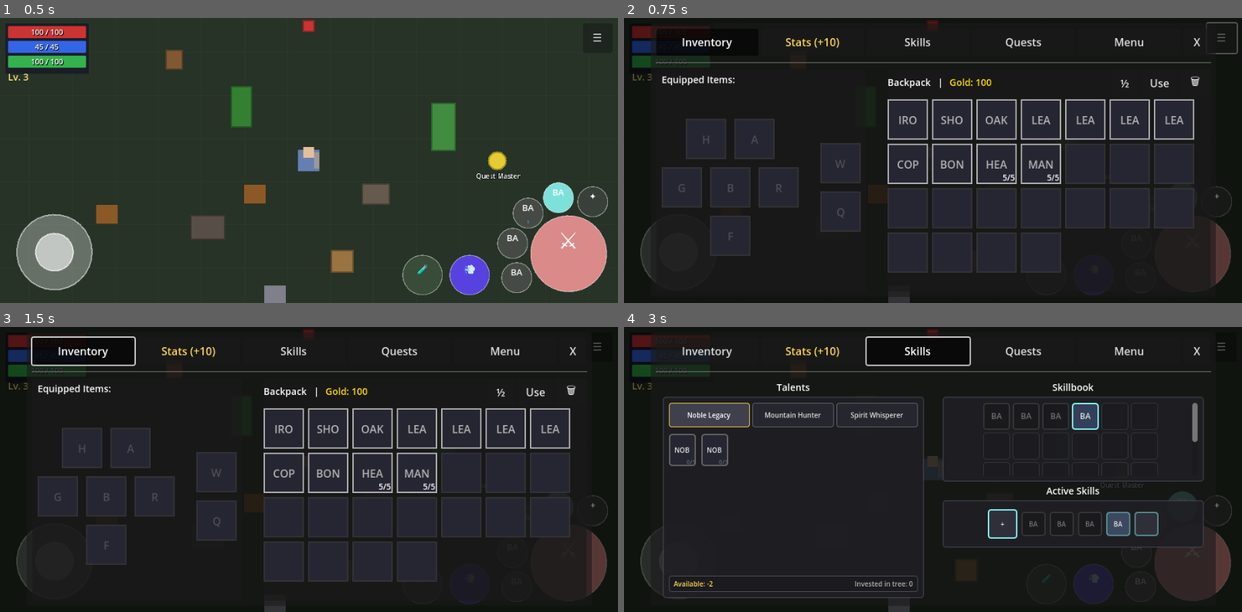
Above: before the commit, frames 1-4 (two rows, left to right).
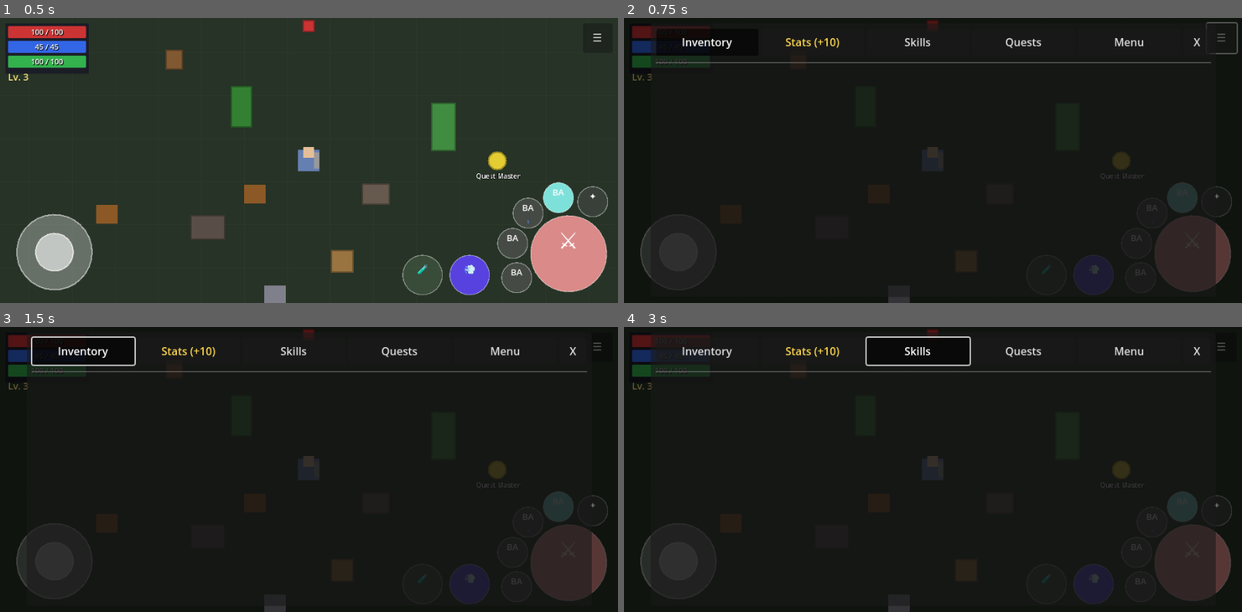
Above: after the commit, the same moments.

Repository: MatousHruska/MobileTestia
Game: Godot game, scene res://scenes/world/test_zone.tscn
Two runs of this game, one before a commit and one after it. Both use one fixed random seed, a clock stepped at 60 frames per second and the inputs below.
Inputs:
- Up to frame 1 (0.5 s): no input
- Up to frame 2 (0.75 s): click "☰" at 0.5 s
- Up to frame 3 (1.5 s): click "Inventory" at 1.25 s
- Up to frame 4 (3 s): click "Stats (+10)" at 2 s; click "Skills" at 2.75 s

Frame 1 is identical in both runs. In frame 2, 30% of the frame differs, in the area x 6-94%, y 20-90%; in frame 3, 30%; in frame 4, 9.1%.
Error after the commit: Parse Error: Class "UITheme" hides an autoload singleton. (res://autoloads/ui_theme.gd:2)

Commit message:
Fix UITheme class_name to match autoload identifier
Changed class_name from UIThemeManager to UITheme so the identifier
is recognized at compile time by files referencing UITheme.COLOR_*

Diff:
--- a/autoloads/ui_theme.gd
+++ b/autoloads/ui_theme.gd
@@ -1,6 +1,8 @@
 extends Node
+class_name UITheme
 ## Global UI theme loaded from database
 ## Use this singleton to maintain consistent styling across the entire game UI
+## Access via the 'UITheme' autoload singleton
 
 const DATABASE_PATH := "res://databases/exports/ui_theme.json"
 
